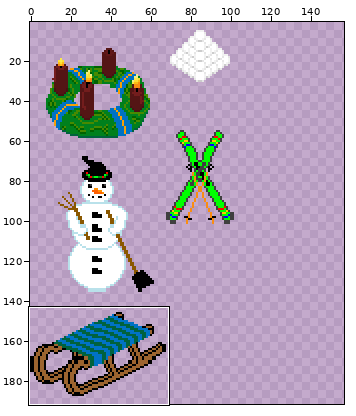
Two states of a sprite sheet, Assets/FuerWinter/Winterdeko.png. Above, an overview of the earlier version with the close-up marked.
Close-up. Before the edit:
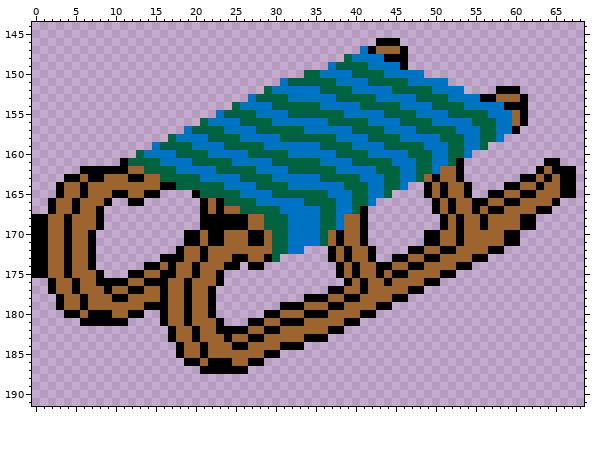
The file is 272x272 pixels. Colours within 5 levels of each other are drawn and written as one. Shown: x 0..68, y 144..191. The wide view leaves out empty margins. The commit also changed other parts of the picture, which this record leaves out.
The same view after the edit:
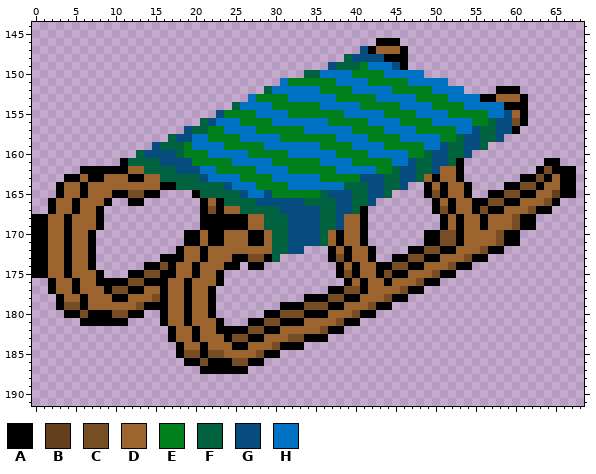
Palette (. is transparent): A #000000  B #633f1e  C #764d25  D #9c642f  E #00801d  F #00623e  G #074c7e  H #0072c4
What changed:
Colour D becomes colour B in row 165 at x 65.
Colour D becomes colour C in row 156 at x 60; in row 162 at x 64; in row 163 at x 63; in row 164 at x 61 to 62; in row 165 at x 12 to 13, 50 and 59 to 60; in row 166 at x 57 to 58 and 64.
Colour D becomes colour C in row 167 at x 22, 51, 56 and 62; in rows 168 to 169 at x 60; in rows 170 to 171 at x 51 to 52 and 58; in row 172 at x 49 to 50 and 56; in row 173 at x 27 to 28, 38, 47 to 48 and 54; in row 174 at x 16, 45 to 46 and 52.
Colour D becomes colour C in row 175 at x 14 to 15, 39, 44 and 50; in row 176 at x 12 to 13 and 48; in row 177 at x 10 to 11, 39 to 40 and 46; in row 178 at x 15, 37 to 38 and 44; in row 179 at x 4 to 5, 13, 34 to 36 and 42; in row 180 at x 6, 10 to 11, 31 to 33 and 40.
Colour D becomes colour C in row 181 at x 29 to 30 and 38; in row 182 at x 27 to 28 and 36; in row 183 at x 25 to 26 and 32 to 33; in row 184 at x 30; in row 185 at x 19 to 20, 22 to 23 and 28; in row 186 at x 21 and 25 to 26.
Colour F becomes colour E in row 149 at x 41; in row 150 at x 40 to 43; in row 151 at x 32 to 37 and 42 to 46; in row 152 at x 36 to 39 and 45 to 49; in row 153 at x 28 to 31, 38 to 42 and 48 to 51; in row 154 at x 30 to 35, 41 to 45 and 50 to 53.
Colour F becomes colour E in row 155 at x 24 to 27, 32 to 38, 44 to 47 and 52 to 56; in row 156 at x 26 to 29, 37 to 41, 46 to 49 and 55 to 56; in row 157 at x 22 to 23, 28 to 33, 40 to 43 and 48 to 52; in row 158 at x 22 to 25, 31 to 37, 42 to 45 and 51 to 52; in row 159 at x 19, 24 to 28, 36 to 39 and 44 to 48; in row 160 at x 19 to 21, 27 to 31, 38 to 41 and 47 to 48.
Colour F becomes colour E in row 161 at x 20 to 24, 30 to 35 and 40 to 44; in row 162 at x 23 to 27, 32 to 37 and 43 to 44; in row 163 at x 26 to 29 and 36 to 40; in row 164 at x 28 to 31; in row 165 at x 30 to 35.
Colour H becomes colour G in row 147 at x 41; in row 148 at x 40 to 43; in row 149 at x 37 and 45; in row 155 at x 23 and 59; in row 156 at x 22 and 58 to 59; in row 157 at x 19, 55 and 58 to 59.
Colour H becomes colour G in row 158 at x 18 to 19, 54 to 55 and 58; in row 159 at x 15, 51 and 54 to 55; in row 160 at x 14 to 17, 50 to 51 and 54; in row 161 at x 16 to 19, 47 and 50 to 51; in row 162 at x 18 to 20, 46 to 47 and 50; in row 163 at x 21, 41 to 43 and 46 to 47.
Colour H becomes colour G in row 164 at x 24, 42 to 43 and 46; in row 165 at x 26, 29, 37 to 39 and 42 to 43; in row 166 at x 28 to 33, 38 to 39 and 42; in row 167 at x 31 to 35 and 38 to 39; in rows 168 to 169 at x 32 to 35 and 38; in rows 170 to 171 at x 32 to 35.
Colour H becomes colour G in row 172 at x 32 to 33.
Boxes around the changes in both close-ups, in picture pixels (x1, y1, x2, y2):
changed: (64, 46, 560, 366)
